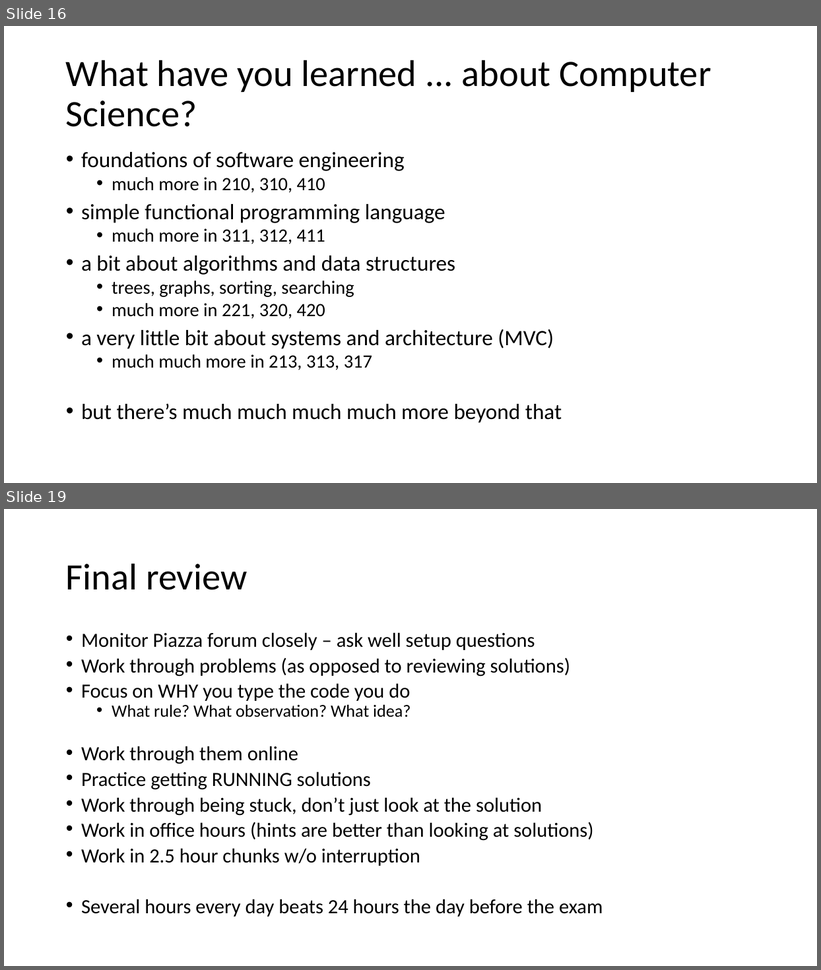
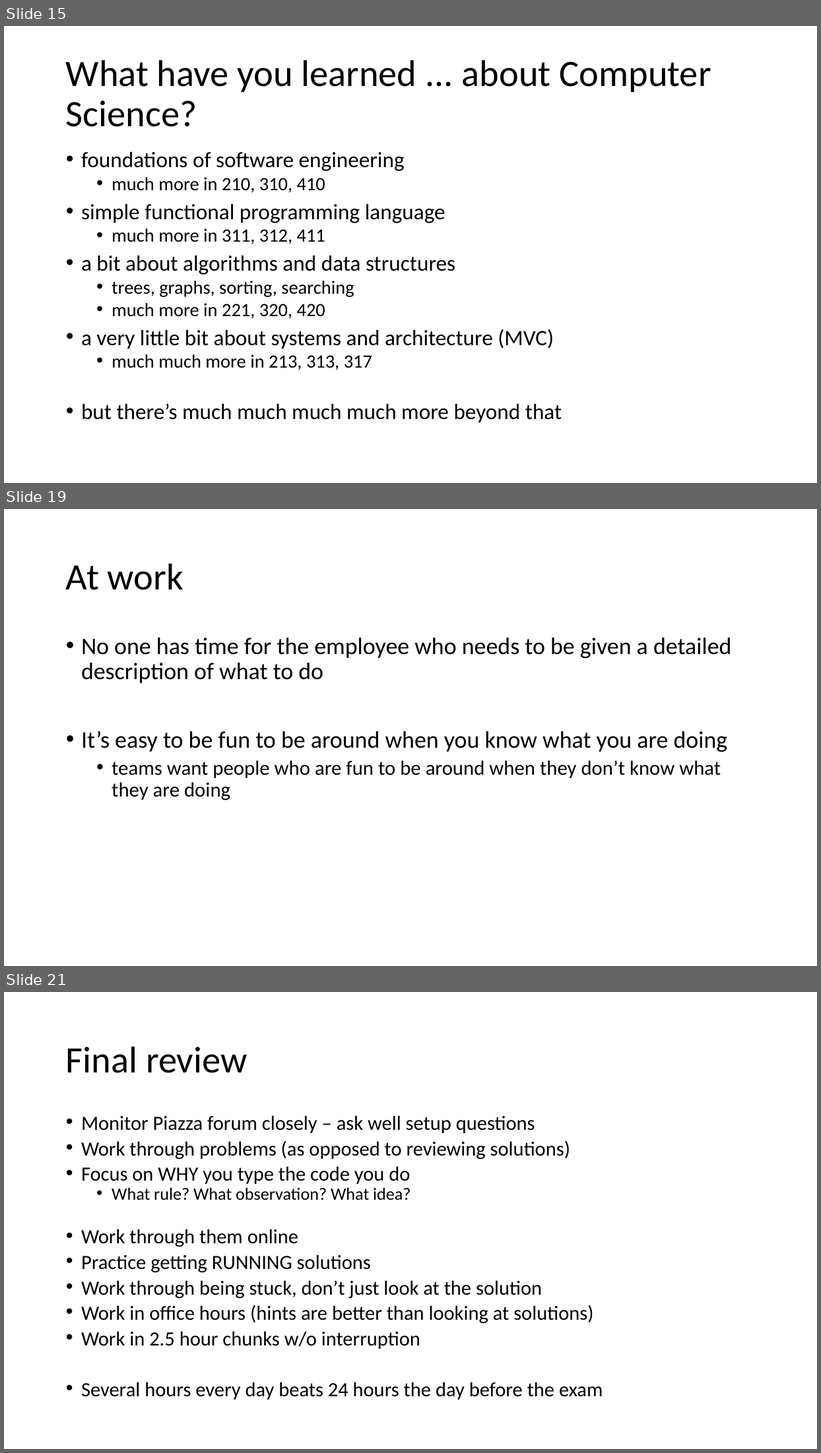
Before and after one commit to GregorKiczales/spd-materials, a slide deck: instructor/l23/lec23-wrap.pptx. Shown one above the other, each under a label of ours: slides 16 and 19 before the commit, slides 15, 19 and 21 after it; the slides between them are not shown. The pictures are 821x970 and 821x1453 pixels, drawn with LibreOffice and Linux fonts; fonts in the diff are those of the drawing. Boxes give left, top, right and bottom in pixels: in the first picture for what was removed or moved away, otherwise in the second. Text is boxed around its words. In the diff, an @@ line names an element or a change of style, - is before the commit and + after.

```diff
--- a/instructor/l23/lec23-wrap.pptx
+++ b/instructor/l23/lec23-wrap.pptx
@@ slide 19 added at [4,509,817,966], background #FFFFFF @@
@@ title added at [66,563,184,590], 44 pt, text #000000 @@
+At work
@@ text added at [81,638,731,801], 28 pt, text #000000 @@
+• No one has time for the employee who needs to be given a detailed description of what to do
+• It’s easy to be fun to be around when you know what you are doing
+  • teams want people who are fun to be around when they don’t know what they are doing
@@ what was slide 16 is now slide 15 @@
@@ what was slide 19 is now slide 21 @@
```
Also in this commit, not shown: 2 slides changed, 5 other slides added, 4 slides removed, 14 other files.
